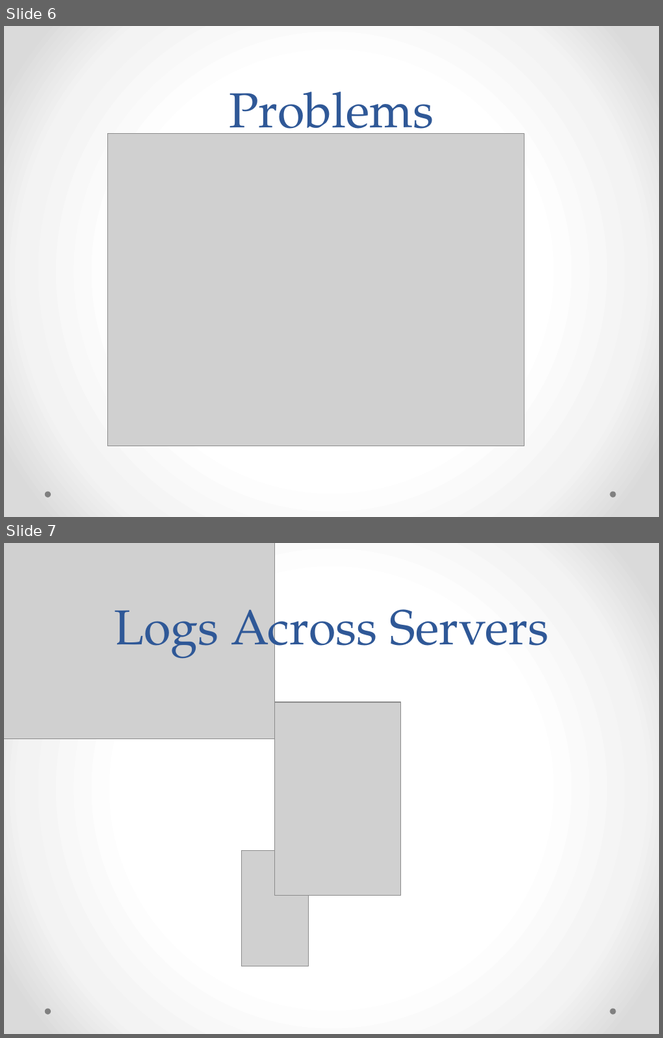
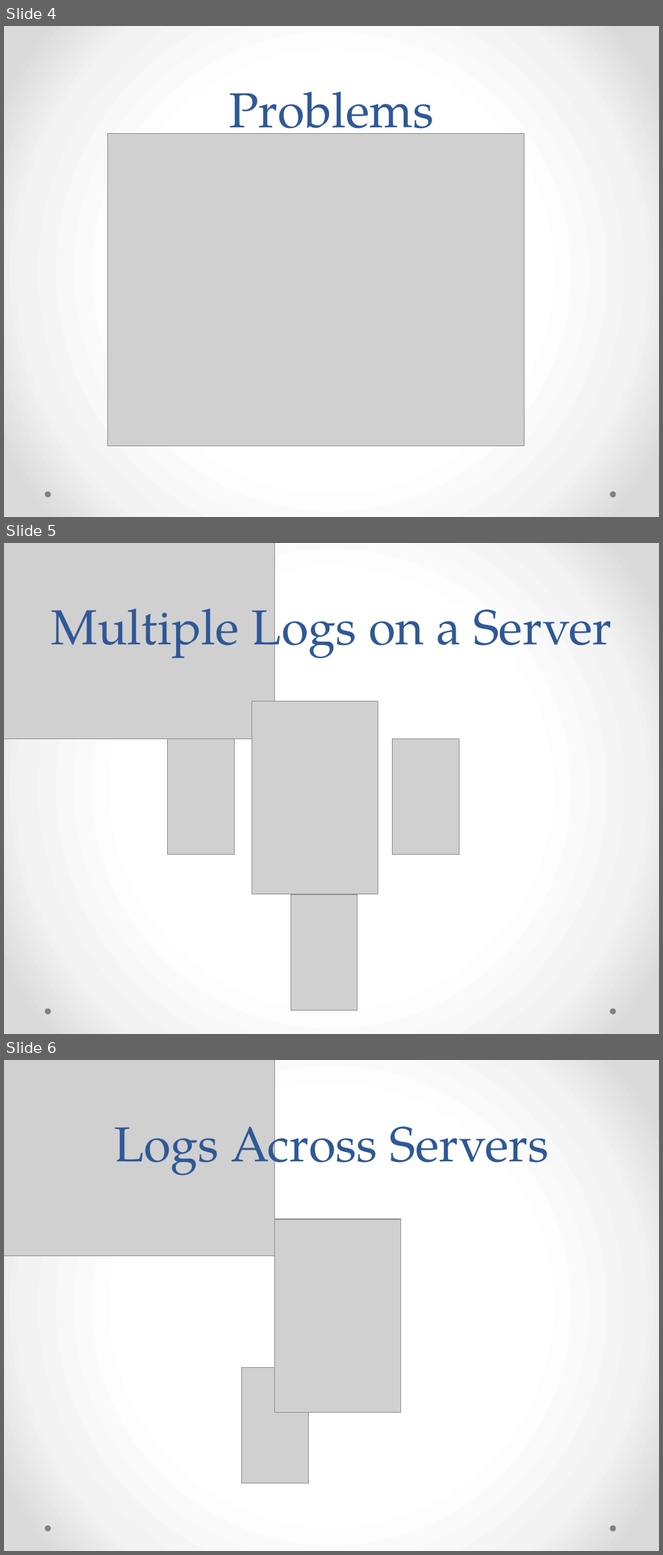
Before and after one commit to solidjb/elk-demo, a slide deck: oclc-elk.pptx. Shown one above the other, each under a label of ours: slides 6 and 7 before the commit, slides 4, 5 and 6 after it. The pictures are 663x1038 and 663x1555 pixels, drawn with LibreOffice and Linux fonts; fonts in the diff are those of the drawing; grey boxes stand for pictures. Boxes give left, top, right and bottom in pixels: in the first picture for what was removed or moved away, otherwise in the second. Text is boxed around its words. In the diff, an @@ line names an element or a change of style, - is before the commit and + after.

Commit message:
Added slf4j slides.
Added prod access, multiple files per host slides.

```diff
--- a/oclc-elk.pptx
+++ b/oclc-elk.pptx
@@ slide 5 added at [4, 543, 659, 1034], background gradient #FFFFFF to #F4F4F4 to #DADADA; not listed: 2 template elements that a slide beside it also shows @@
@@ picture added at [4, 543, 275, 738] @@
@@ title added at [51, 593, 612, 663], 54 pt, text #2F5897 @@
+Multiple Logs on a Server
@@ picture added at [252, 702, 378, 895] @@
@@ picture added at [168, 739, 235, 855] @@
@@ picture added at [393, 739, 460, 855] @@
@@ picture added at [291, 895, 358, 1011] @@
@@ what was slide 6 is now slide 4 @@
@@ what was slide 7 is now slide 6 @@
```
Also in this commit, not shown: 1 slide changed, 8 other slides added, 2 slides removed.
